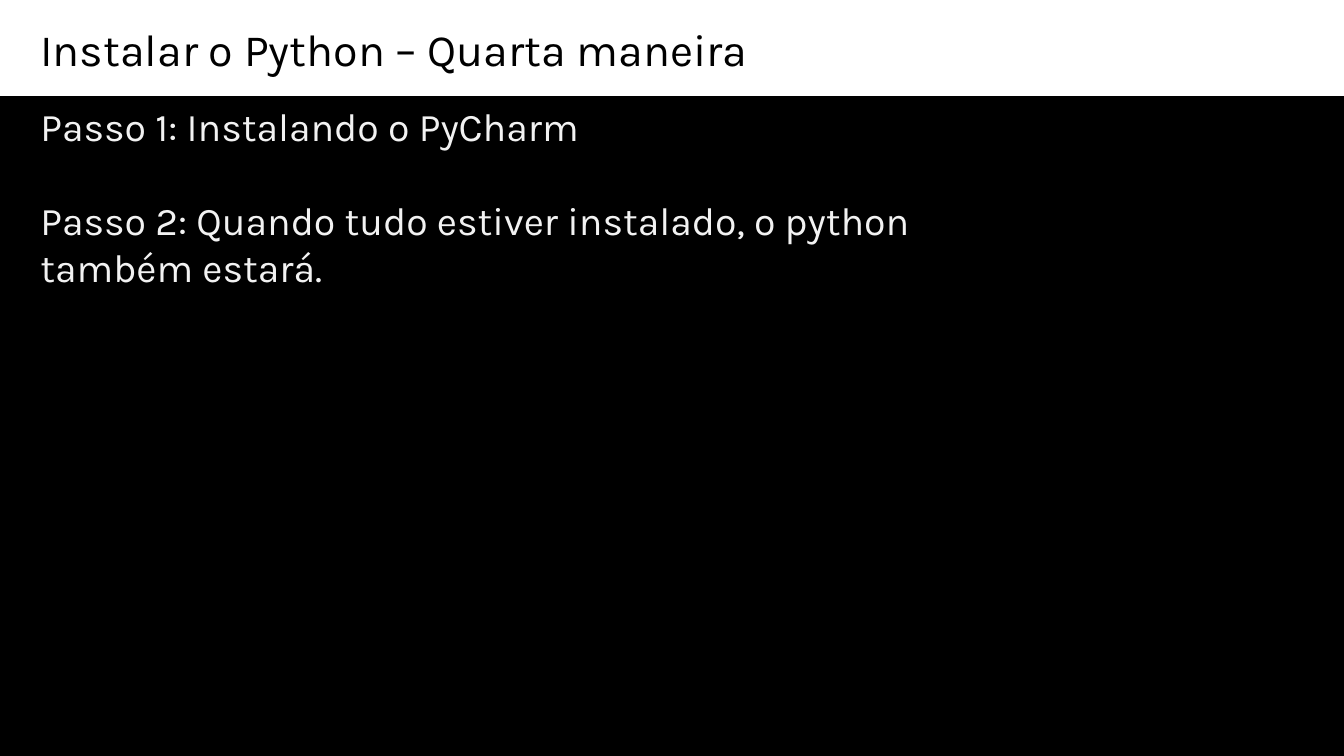
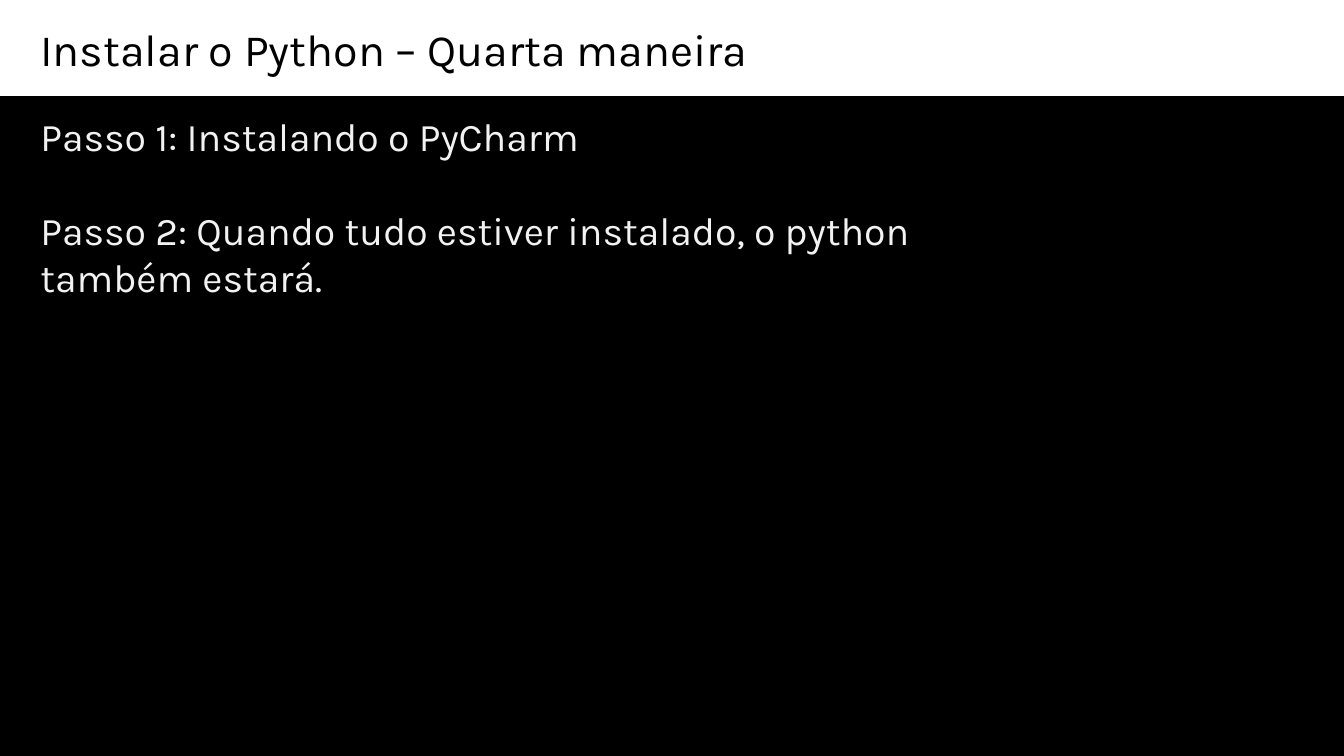
Before and after one commit to gabrielpcavalcanti/Guia-definitivo-do-Python, a slide deck: slide 17 of Aulas/01_PreparacoesIniciais/Instalacao_do_python.pptx. Drawn at 1344x756 pixels with LibreOffice and Linux fonts; fonts in the diff are those of the drawing. Boxes give left, top, right and bottom in pixels: in the first picture for what was removed or moved away, otherwise in the second. Text is boxed around its words. In the diff, an @@ line names an element or a change of style, - is before the commit and + after.

```diff
--- a/Aulas/01_PreparacoesIniciais/Instalacao_do_python.pptx
+++ b/Aulas/01_PreparacoesIniciais/Instalacao_do_python.pptx
@@ text "Passo 1: Instalando o PyCharm": place and size @@
-text "Passo 1: Instalando o PyCharm" at <box>40,114,910,283</box>
+text "Passo 1: Instalando o PyCharm" at <box>40,124,910,293</box>
```
Also in this commit, not shown: 4 other slides changed, 2 slides added, 7 other files.
